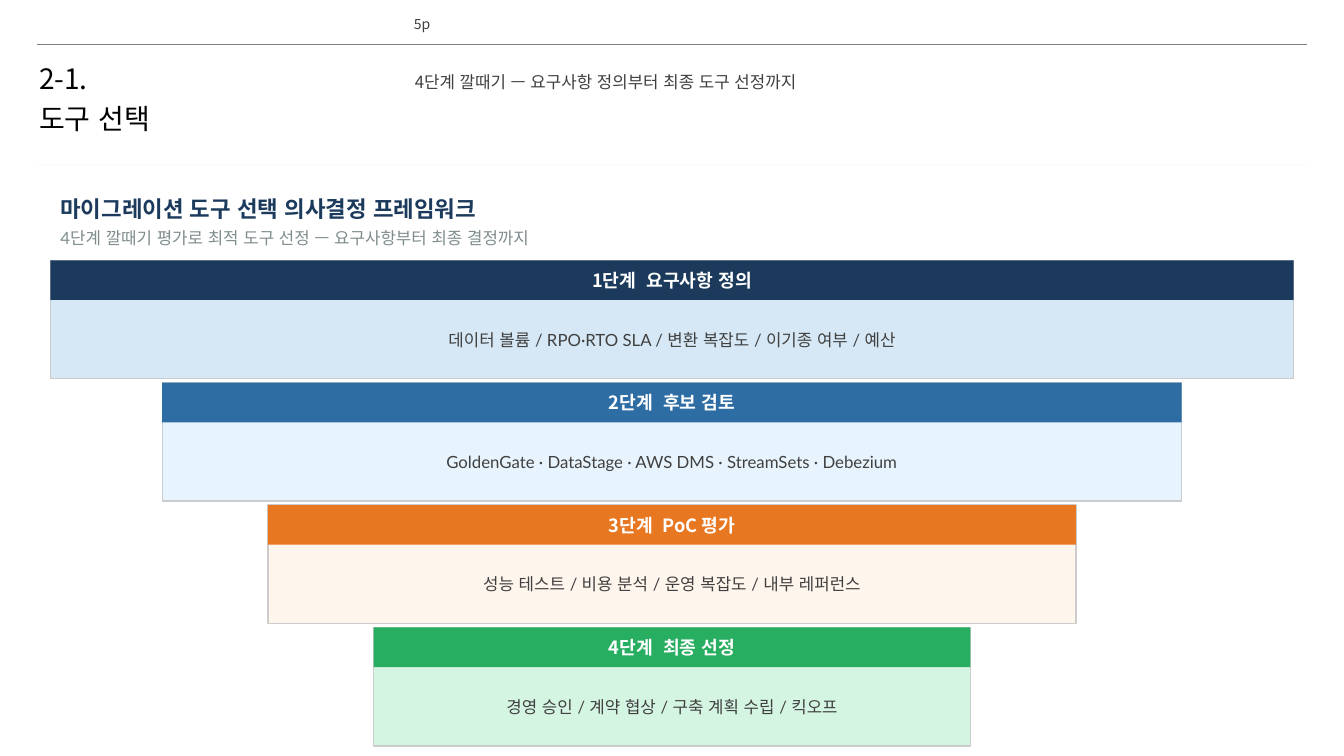
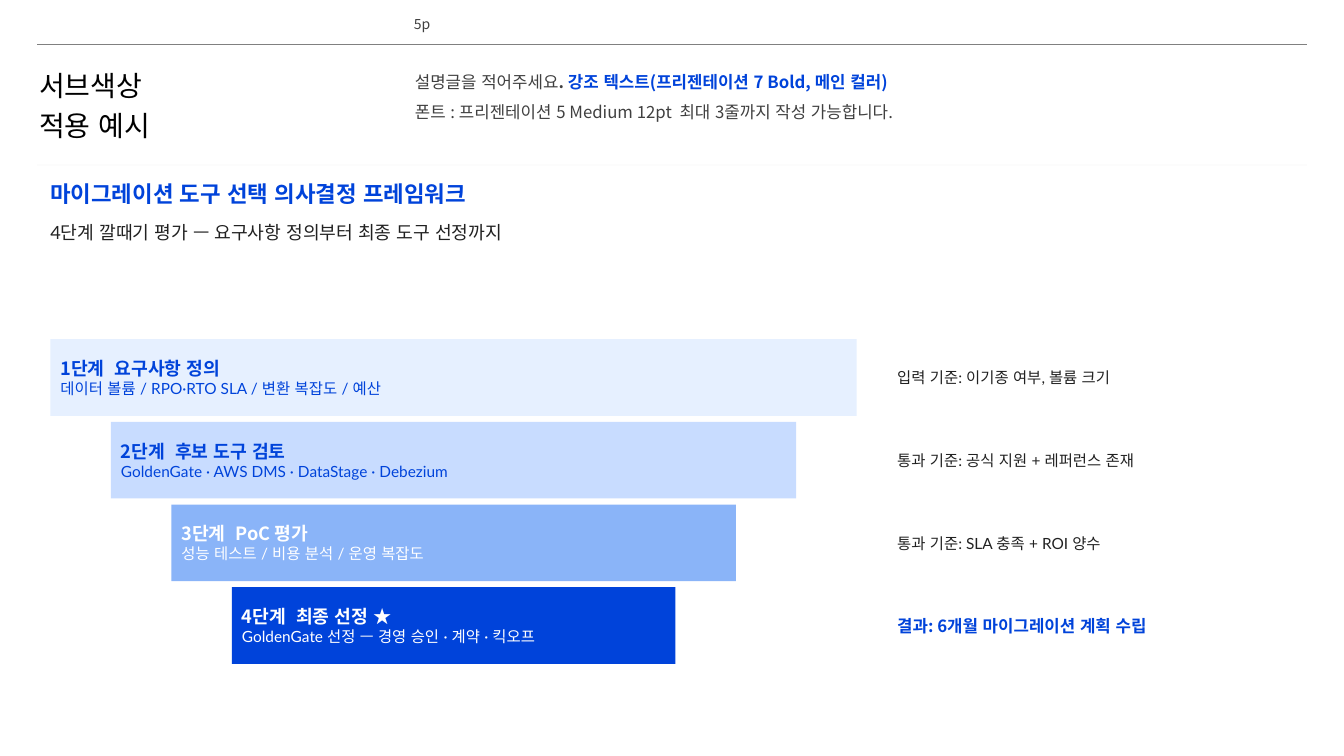
Before and after one commit to lhs6395-hslee/project-steer, a slide deck: slide 5 of results/pptx/Oracle_DB_Migration_Guide.pptx. Drawn at 1344x756 pixels with LibreOffice and Linux fonts; fonts in the diff are those of the drawing; background and template pictures are left out. Boxes give left, top, right and bottom in pixels: in the first picture for what was removed or moved away, otherwise in the second. Text is boxed around its words. In the diff, an @@ line names an element or a change of style, - is before the commit and + after.

```diff
--- a/results/pptx/Oracle_DB_Migration_Guide.pptx
+++ b/results/pptx/Oracle_DB_Migration_Guide.pptx
@@ text at (39,72,150,139): text changed @@
-2-1.
-도구 선택
+서브색상
+적용 예시
@@ text at (415,74,893,122): text changed @@
-4단계 깔때기 — 요구사항 정의부터 최종 도구 선정까지
+설명글을 적어주세요. 강조 텍스트(프리젠테이션 7 Bold, 메인 컬러)
+폰트 : 프리젠테이션 5 Medium 12pt 최대 3줄까지 작성 가능합니다.
@@ text "마이그레이션 도구 선택 의사결정 프레임워크": place and size @@
-text "마이그레이션 도구 선택 의사결정 프레임워크" at (60,198,476,219)
+text "마이그레이션 도구 선택 의사결정 프레임워크" at (50,183,466,204)
@@ text "마이그레이션 도구 선택 의사결정 프레임워크" at (50,183,466,204): text colour #1B3A5C to #0043DA @@
@@ text at (50,224,502,241): text changed; size 12 to 13 pt; text colour #7F8C8D to #212121 @@
-4단계 깔때기 평가로 최적 도구 선정 — 요구사항부터 최종 결정까지
+4단계 깔때기 평가 — 요구사항 정의부터 최종 도구 선정까지
@@ rectangle removed at (50,260,1294,378) @@
@@ rectangle "1단계 요구사항 정의": place and size @@
-rectangle "1단계 요구사항 정의" at (50,260,1294,299)
+rectangle "1단계 요구사항 정의" at (50,339,857,415)
@@ rectangle "1단계 요구사항 정의" at (50,339,857,415): fill #1B3A5C to #E6F0FF @@
@@ text in rectangle at (60,359,220,377): text colour #FFFFFF to #0043DA in "1단계 요구사항 정의"; alignment centre to left @@
@@ text in rectangle at (60,381,381,396): paragraph added @@
+데이터 볼륨 / RPO·RTO SLA / 변환 복잡도 / 예산
@@ rectangle removed at (162,383,1182,501) @@
@@ text at (897,370,1110,385): text changed; size 12 to 11 pt; text colour #404040 to #212121 @@
-데이터 볼륨 / RPO·RTO SLA / 변환 복잡도 / 이기종 여부 / 예산
+입력 기준: 이기종 여부, 볼륨 크기
@@ rectangle "2단계 후보 도구 검토": place and size @@
-rectangle "2단계 후보 도구 검토" at (162,383,1182,422)
+rectangle "2단계 후보 도구 검토" at (111,421,797,498)
@@ rectangle "2단계 후보 도구 검토" at (111,421,797,498): fill #2E6DA4 to #C8DCFF @@
@@ text in rectangle at (121,442,447,480): text changed; size 13 to 11 pt; font Noto Sans CJK KR to Lato; text colour #FFFFFF to #0043DA; bold off @@
-2단계 후보 검토
+2단계 후보 도구 검토
+GoldenGate · AWS DMS · DataStage · Debezium
@@ text at (897,453,1134,468): text changed; size 12 to 11 pt; text colour #404040 to #212121 @@
-GoldenGate · DataStage · AWS DMS · StreamSets · Debezium
+통과 기준: 공식 지원 + 레퍼런스 존재
@@ rectangle "3단계 PoC 평가": place and size @@
-rectangle "3단계 PoC 평가" at (268,505,1077,544)
+rectangle "3단계 PoC 평가" at (171,504,736,581)
@@ rectangle "3단계 PoC 평가" at (171,504,736,581): fill #E87722 to #8AB4F8 @@
@@ rectangle removed at (268,505,1077,623) @@
@@ text in rectangle at (181,525,308,542): alignment centre to left @@
@@ text added at (897,536,1100,551), 11 pt, text #212121 @@
+통과 기준: SLA 충족 + ROI 양수
@@ text in rectangle at (181,546,424,560): paragraph added @@
+성능 테스트 / 비용 분석 / 운영 복잡도
@@ rectangle "4단계 최종 선정 ★": place and size @@
-rectangle "4단계 최종 선정 ★" at (374,628,971,667)
+rectangle "4단계 최종 선정 ★" at (232,588,676,664)
@@ rectangle "4단계 최종 선정 ★" at (232,588,676,664): fill #27AE60 to #0043DA @@
@@ text removed at (483,576,861,592) @@
-성능 테스트 / 비용 분석 / 운영 복잡도 / 내부 레퍼런스
@@ text in rectangle at (242,607,535,644): text changed; size 13 to 11 pt; font Noto Sans CJK KR to Lato; bold off @@
-4단계 최종 선정
+4단계 최종 선정 ★
+GoldenGate 선정 — 경영 승인 · 계약 · 킥오프
@@ rectangle removed at (374,628,971,746) @@
@@ text at (897,617,1147,634): text changed; font Lato to Noto Sans CJK KR; text colour #404040 to #0043DA; bold on @@
-경영 승인 / 계약 협상 / 구축 계획 수립 / 킥오프
+결과: 6개월 마이그레이션 계획 수립
```
Also in this commit, not shown: 8 other slides changed.
